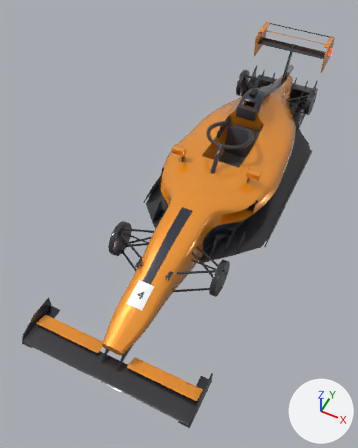
Before and after pictures for a commit that changed the glTF model content/cars/mclarsen-mcl40/mclarsen_mcl40.glb.
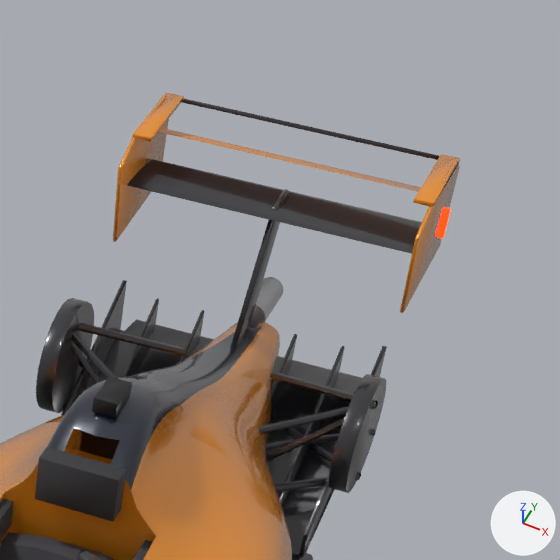
Each version appears first whole from a camera (50 mm lens) standing at (1.53, -4.46, 4.46) and looking at (-0.24, -0.93, 0.05), and next in a close-up on the part from 64% to 100% of the width and 0% to 29% of the height. Lighting does not change. The marker at lower right points along +X, +Y and +Z. The last two pictures show the newer version. Vertices at exactly the same position are counted once.

The first close-up shows 'mclarsen_mcl40'.
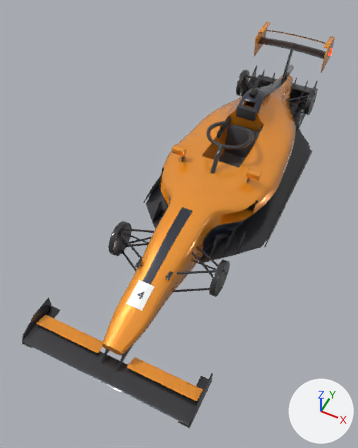
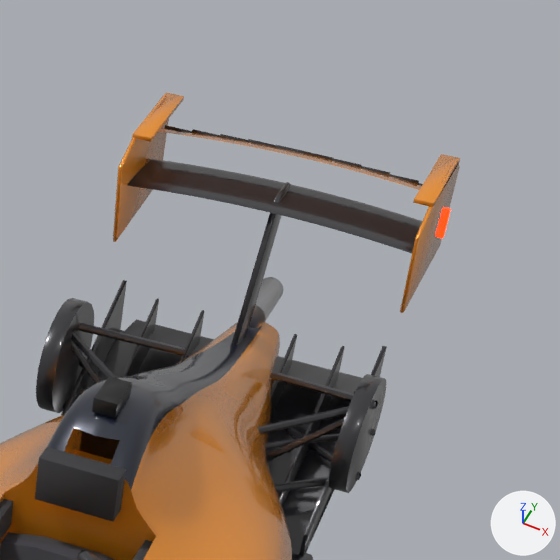
The edits, one by one:
me_mclarsen_mcl40 is used by ob_mclarsen_mcl40; location (0.0, 0.0, 0.0).
me_mclarsen_mcl40 had 21279 vertices, 40345 faces and spanned x -0.91..0.91, y -3.02..2.56, z 0.0..1.02.
me_mclarsen_mcl40 now has 22909 vertices, 43583 faces and spans x -0.91..0.91, y -3.02..2.56, z 0.0..1.02.
me_mclarsen_mcl40 part 1: the loose piece of 56 vertices spanning x -0.5..0.5, y 2.54..2.55, z 0.93..0.94 is scaled about its middle by (0.1, 1, 1), then moved by (-0.45, -0.02, -0.1).
me_mclarsen_mcl40 part 2: the loose piece of 56 vertices spanning x -0.52..-0.51, y 2.54..2.56, z 0.66..0.76 is copied, and the copy is scaled about its middle by (12.6, -0.184, 0), then moved by (0.17, -0.03, 0.13), in mat_car_carbon (dark grey #303035); it spans x -0.4..-0.3, y 2.52..2.53, z 0.84..0.85.
me_mclarsen_mcl40 part 3: the loose piece of 56 vertices spanning x -0.5..0.5, y 2.54..2.55, z 0.93..0.94 is copied, and the copy is scaled about its middle by (0.1, 1, 1), then moved by (-0.25, -0.02, -0.08); it spans x -0.3..-0.2, y 2.52..2.53, z 0.84..0.86.
me_mclarsen_mcl40 part 4: the loose piece of 56 vertices spanning x -0.5..0.5, y 2.54..2.55, z 0.93..0.94 is copied, and the copy is scaled about its middle by (0.1, 1, 1), then moved by (-0.15, -0.02, -0.08); it spans x -0.2..-0.1, y 2.52..2.53, z 0.85..0.86.
me_mclarsen_mcl40 part 5: the loose piece of 56 vertices spanning x -0.5..0.5, y 2.54..2.55, z 0.93..0.94 is copied, and the copy is scaled about its middle by (0.1, 1, 1), then moved by (0.15, -0.02, -0.08); it spans x 0.1..0.2, y 2.52..2.53, z 0.85..0.86.
me_mclarsen_mcl40 part 6: the loose piece of 56 vertices spanning x -0.5..0.5, y 2.54..2.55, z 0.93..0.94 is copied, and the copy is scaled about its middle by (0.1, 1, 1), then moved by (0.25, -0.02, -0.08); it spans x 0.2..0.3, y 2.52..2.53, z 0.84..0.86.
me_mclarsen_mcl40 part 7: the loose piece of 56 vertices spanning x 0.51..0.52, y 2.54..2.56, z 0.66..0.76 is copied, and the copy is scaled about its middle by (12.6, -0.184, 0), then moved by (-0.17, -0.03, 0.13), in mat_car_carbon (dark grey #303035); it spans x 0.3..0.4, y 2.52..2.53, z 0.84..0.85.
me_mclarsen_mcl40 part 8: a new loose piece of 68 vertices spanning x -0.1..0.1, y 2.52..2.53, z 0.85..0.86, in mat_car_carbon (dark grey #303035).
me_mclarsen_mcl40 part 9: 38 vertices moved from x -0.01..0.01, y 2.24..2.36, z 0.79..0.8 to x -0.01..0.01, y 2.24..2.36, z 0.82; 16 vertices removed from x -0.01..0.01, y 2.24..2.36, z 0.79..0.8; 1186 vertices added at x -0.44..0.44, y 2.16..2.53, z 0.78..0.9.
me_mclarsen_mcl40 part 10: 29 kept faces spanning x -0.01..0.01, y 1.98..2.36, z 0.36..0.82 get new texture (UV) coordinates.
Other edits to the shape of me_mclarsen_mcl40 do not show in these pictures.

Pixel boxes [x1, y1, x2, y2] of what changed, in the close-ups (560 x 560 px; the box of a moved part takes in the faces that stretch with it):
part 1 of me_mclarsen_mcl40, moved or reshaped: before [182, 99, 440, 160]; after [164, 125, 192, 132]
part 2 of me_mclarsen_mcl40, added: after [192, 129, 220, 137]
part 3 of me_mclarsen_mcl40, added: after [220, 134, 248, 142]
part 4 of me_mclarsen_mcl40, added: after [248, 139, 276, 147]
part 5 of me_mclarsen_mcl40, added: after [333, 158, 362, 168]
part 6 of me_mclarsen_mcl40, added: after [361, 166, 390, 175]
part 7 of me_mclarsen_mcl40, added: after [389, 174, 419, 184]
part 8 of me_mclarsen_mcl40, added: after [276, 145, 333, 160]
part 9 of me_mclarsen_mcl40, built on: before [231, 189, 289, 346]; after [127, 129, 422, 346]
part 10 of me_mclarsen_mcl40, surface changed: [240, 220, 272, 318] in both
